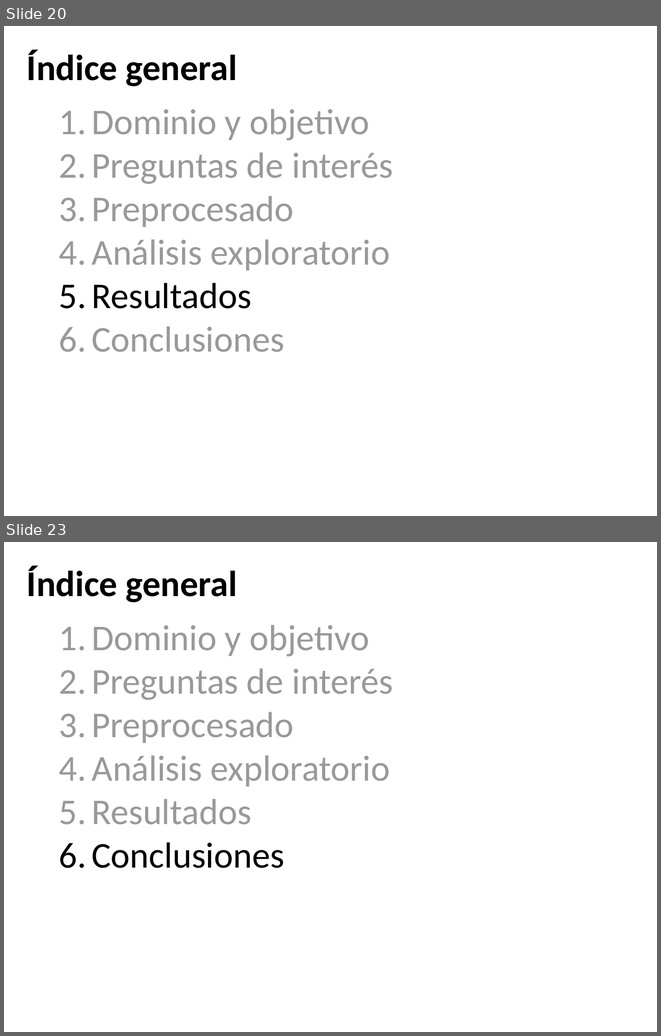
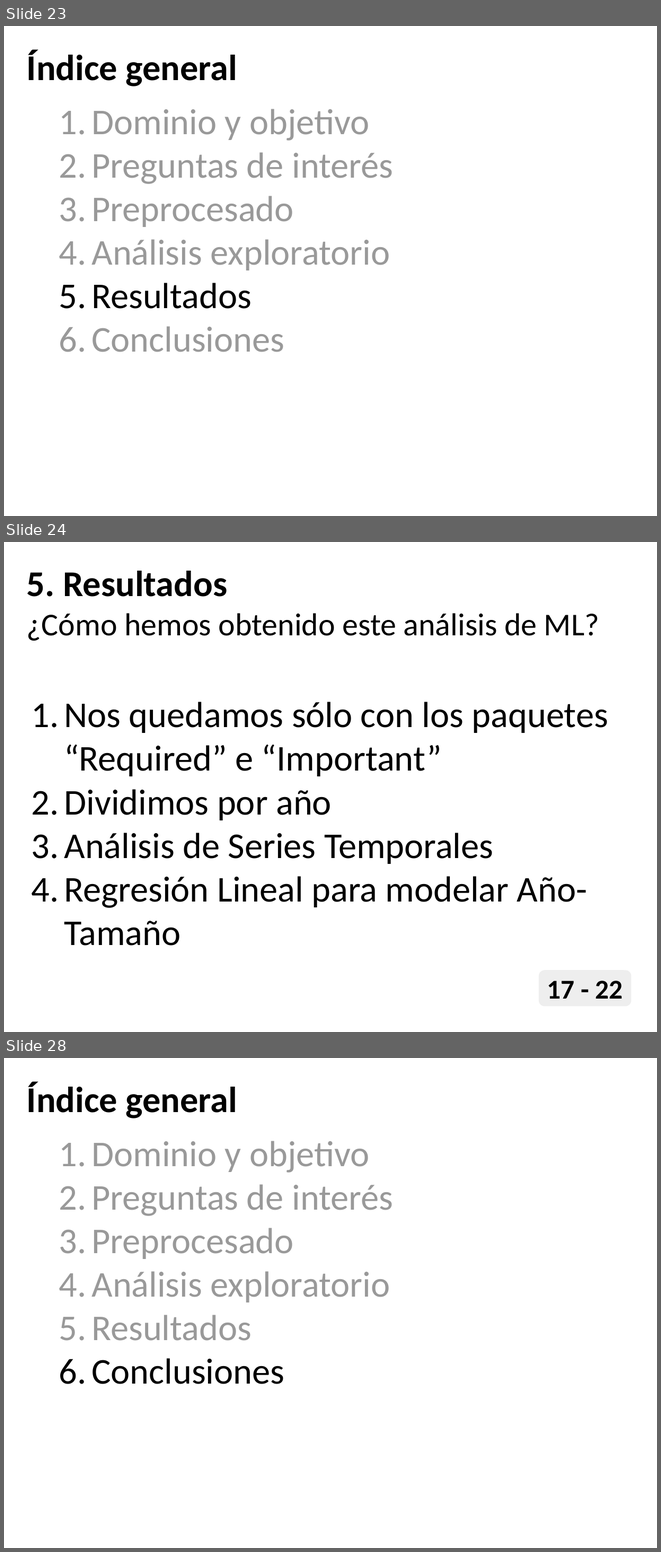
Before and after one commit to joszamama/linux-distros-analysis, a slide deck: docs/DAS - Presentación.pptx. Shown one above the other, each under a label of ours: slides 20 and 23 before the commit, slides 23, 24 and 28 after it; the slides between them are not shown. The pictures are 661x1036 and 661x1552 pixels, drawn with LibreOffice and Linux fonts; fonts in the diff are those of the drawing. Boxes give left, top, right and bottom in pixels: in the first picture for what was removed or moved away, otherwise in the second. Text is boxed around its words. In the diff, an @@ line names an element or a change of style, - is before the commit and + after.

```diff
--- a/docs/DAS - Presentación.pptx
+++ b/docs/DAS - Presentación.pptx
@@ slide 24 added at <box>4,542,657,1032</box>, background #FFFFFF @@
@@ text added at <box>27,571,599,641</box>, 35 pt, text #000000 @@
+5. Resultados
+¿Cómo hemos obtenido este análisis de ML?
@@ text added at <box>64,702,608,908</box>, 40 pt, text #000000 @@
+1. Nos quedamos sólo con los paquetes “Required” e “Important”
+2. Dividimos por año
+3. Análisis de Series Temporales
+4. Regresión Lineal para modelar Año-Tamaño
@@ rounded rectangle added at <box>539,970,632,1006</box>, fill #EEEEEE, 30 pt, text #000000, bold @@
+17 - 22
@@ what was slide 20 is now slide 23 @@
@@ what was slide 23 is now slide 28 @@
```
Also in this commit, not shown: 14 slides changed, 7 other slides added, 3 slides removed, 1 other file.
